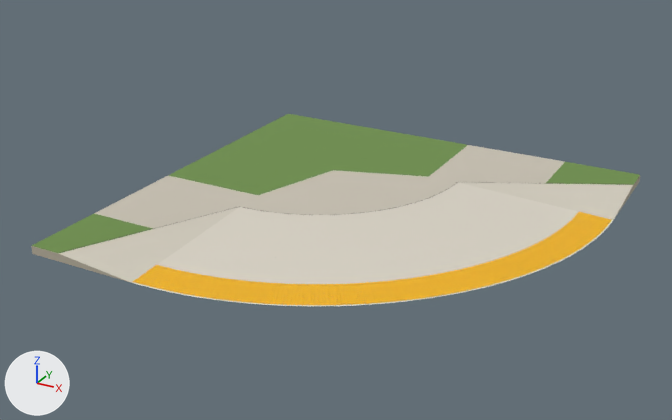
What one commit did to the glTF model docs/ar/ramp-422g.glb.
Rendered twice from a 50 mm lens placed at (4.82, -11.67, 6.98), pointed at (-2.75, 2.09, 0.1). Every picture has the same lights, and +X, +Y and +Z are marked at lower left. The older version comes first. Vertices at exactly the same position are counted once.

Objects in the first picture: 'Seattle Type 422G: Blended transition'.
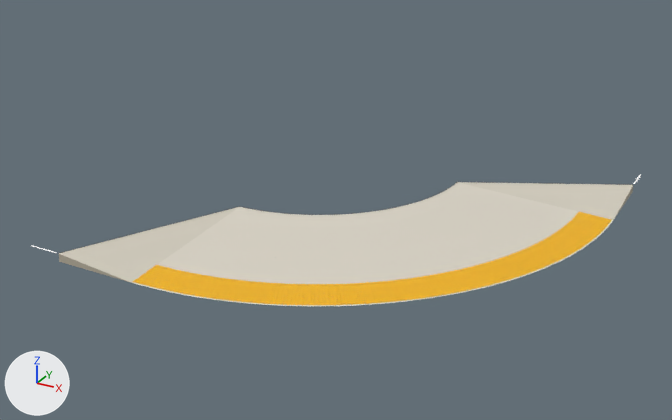
What differs and where, as boxes (x1, y1, x2, y2) in the pictures (672 x 420 px):
'Seattle Type 422G: Blended transition', reshaped (32% shorter): before (31, 114, 640, 306); after (31, 175, 641, 306)
part 1 of me_ramp_422g, deleted: before (31, 114, 640, 261)

Patch to the scene script:
```diff
--- a/docs/ar/ramp-422g.glb.py
+++ b/docs/ar/ramp-422g.glb.py
@@ mat_guide @@
+mat_guide = principled_material('guide')
+mat_guide.base_color = (1.0, 1.0, 1.0)  # white #ffffff
@@ me_ramp_422g @@
 # used by ob_seattle_type_422g__blended_transition; location = (0.0, 0.0, 0.0)
-me_ramp_422g.from_pydata(...)  # 28997 vertices, 41227 faces; spans x -6.44..1.79, y -1.79..6.44, z 0.0..0.16
+me_ramp_422g.from_pydata(...)  # 28399 vertices, 40207 faces; spans x -6.44..1.8, y -1.8..6.44, z 0.0..0.16
+# me_ramp_422g part 1: 630 vertices removed from x -6.44..1.79, y -1.79..6.44, z 0.0..0.15
+# other edits to the shape of me_ramp_422g do not show in these pictures
 me_ramp_422g.materials.append(mat_ramp)
 me_ramp_422g.materials.append(mat_wing)
-me_ramp_422g.materials.append(mat_sidewalk)  # light grey #c9c2b3
 me_ramp_422g.materials.append(mat_curb)
@@ me_ramp_422g @@
 me_ramp_422g.materials.append(mat_joint)
-me_ramp_422g.materials.append(mat_grass)  # green #6f904d
+me_ramp_422g.materials.append(mat_guide)  # white #ffffff
```
